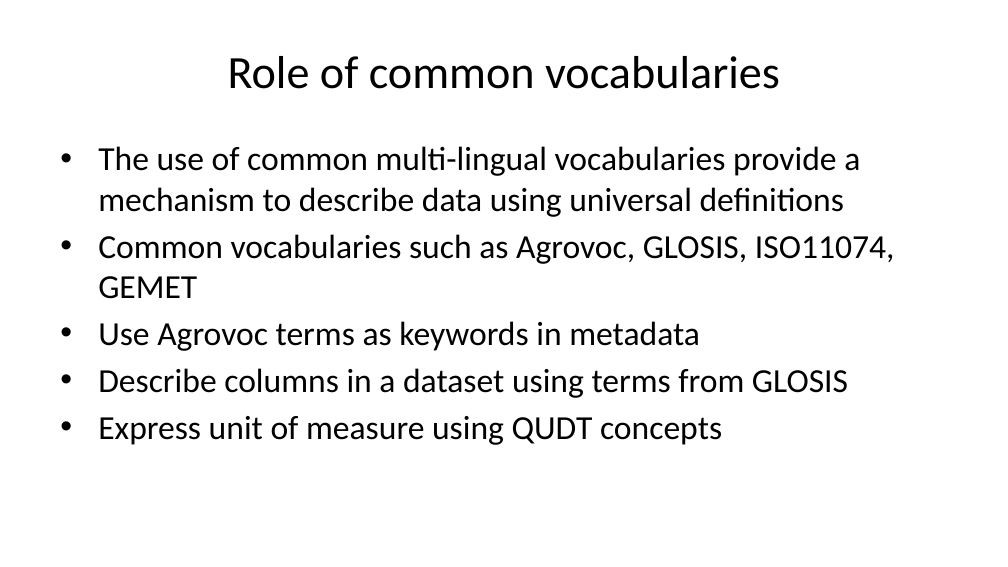
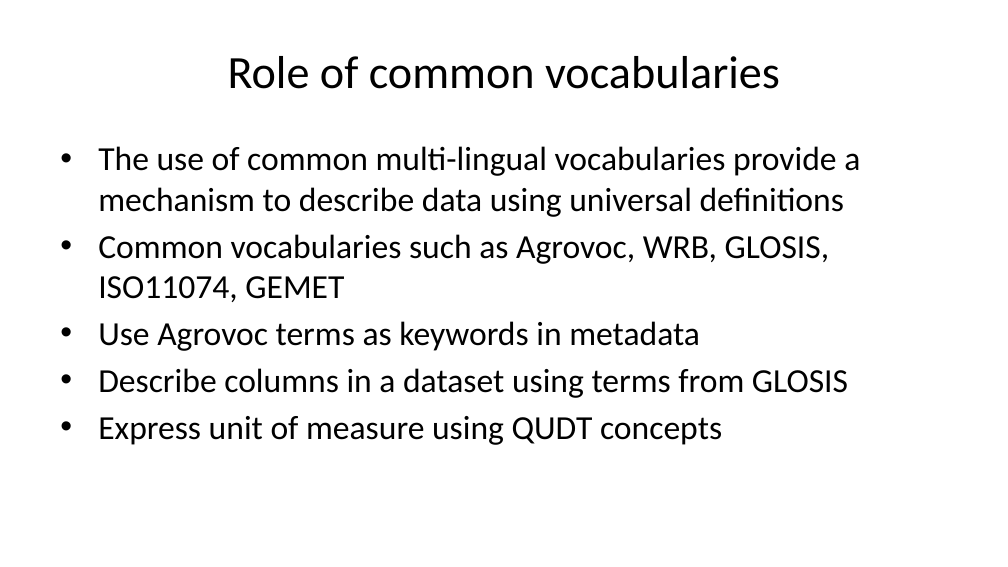
Before and after one commit to pvgenuchten/slides, a slide deck: slide 19 of slides/2026-soil-information-systems-for-decision-making-in-africa.pptx (slide 17 before the commit). Drawn at 1008x567 pixels with LibreOffice and Linux fonts; fonts in the diff are those of the drawing. Boxes give left, top, right and bottom in pixels: in the first picture for what was removed or moved away, otherwise in the second. Text is boxed around its words. In the diff, an @@ line names an element or a change of style, - is before the commit and + after.

```diff
--- a/slides/2026-soil-information-systems-for-decision-making-in-africa.pptx
+++ b/slides/2026-soil-information-systems-for-decision-making-in-africa.pptx
@@ text at box(98, 234, 829, 302): text changed @@
-• Common vocabularies such as Agrovoc, GLOSIS, ISO11074, GEMET
+• Common vocabularies such as Agrovoc, WRB, GLOSIS, ISO11074, GEMET
```
Also in this commit, not shown: 9 other slides changed, 9 slides added, 3 slides removed, 13 other files.
